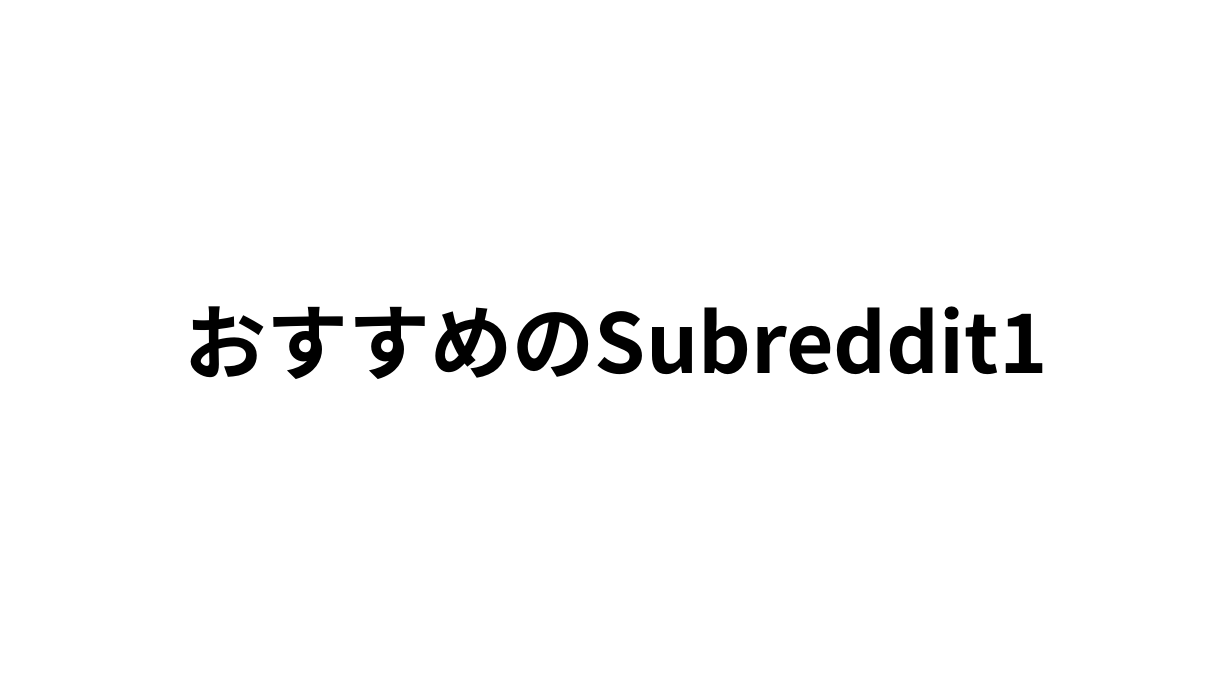
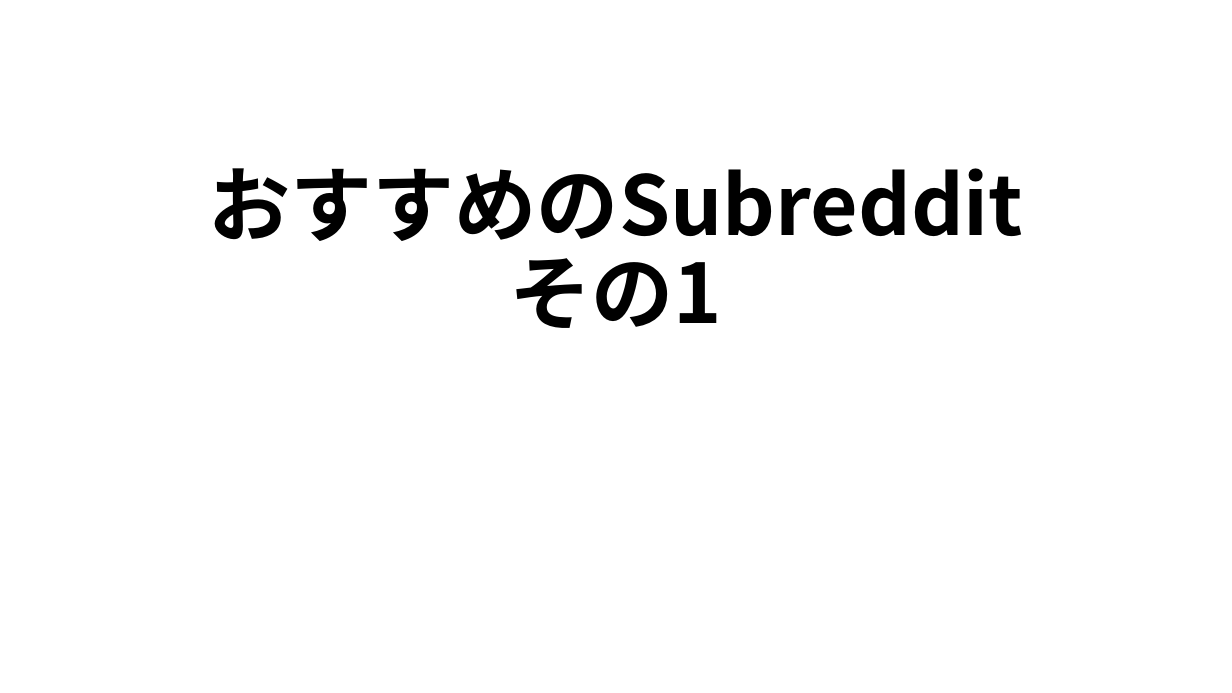
Before and after one commit to hystking/vvtv-presentation, a slide deck: slide 42 of base.pptx (slide 17 before the commit). Drawn at 1232x693 pixels with LibreOffice and Linux fonts; fonts in the diff are those of the drawing. Boxes give left, top, right and bottom in pixels: in the first picture for what was removed or moved away, otherwise in the second. Text is boxed around its words. In the diff, an @@ line names an element or a change of style, - is before the commit and + after.

```diff
--- a/base.pptx
+++ b/base.pptx
@@ title at [208,168,1023,328]: text changed @@
-おすすめのSubreddit1
+おすすめのSubreddit
+その1
```
Also in this commit, not shown: 11 other slides changed, 46 slides added, 4 slides removed, 9 other files.
